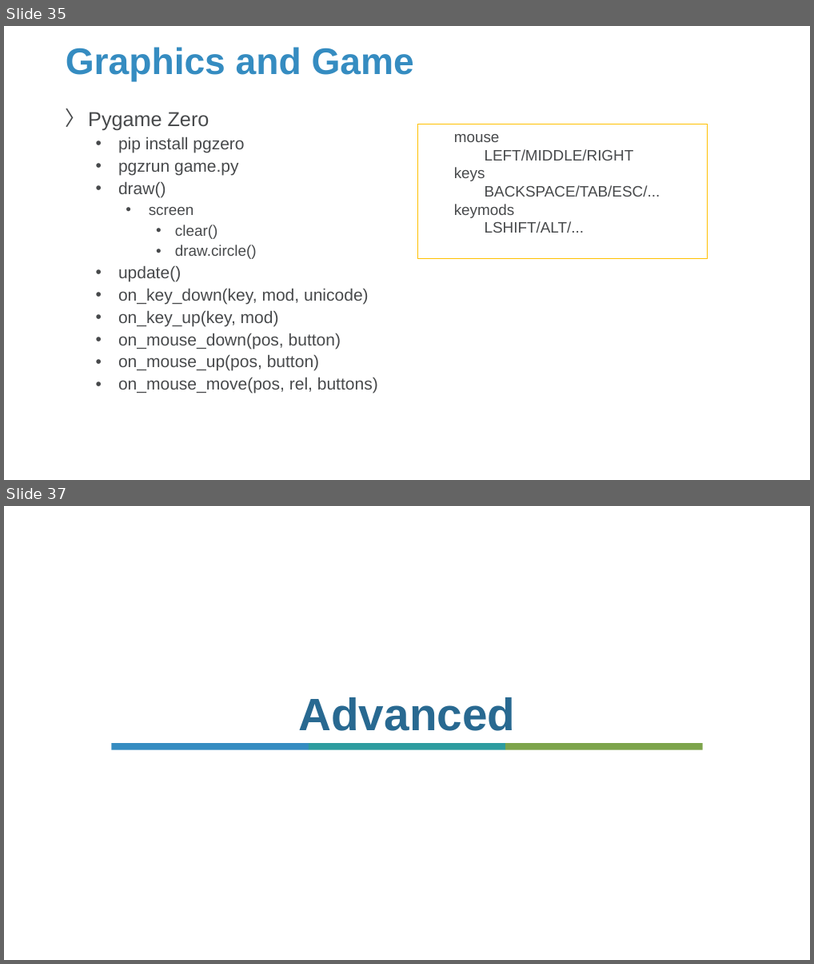
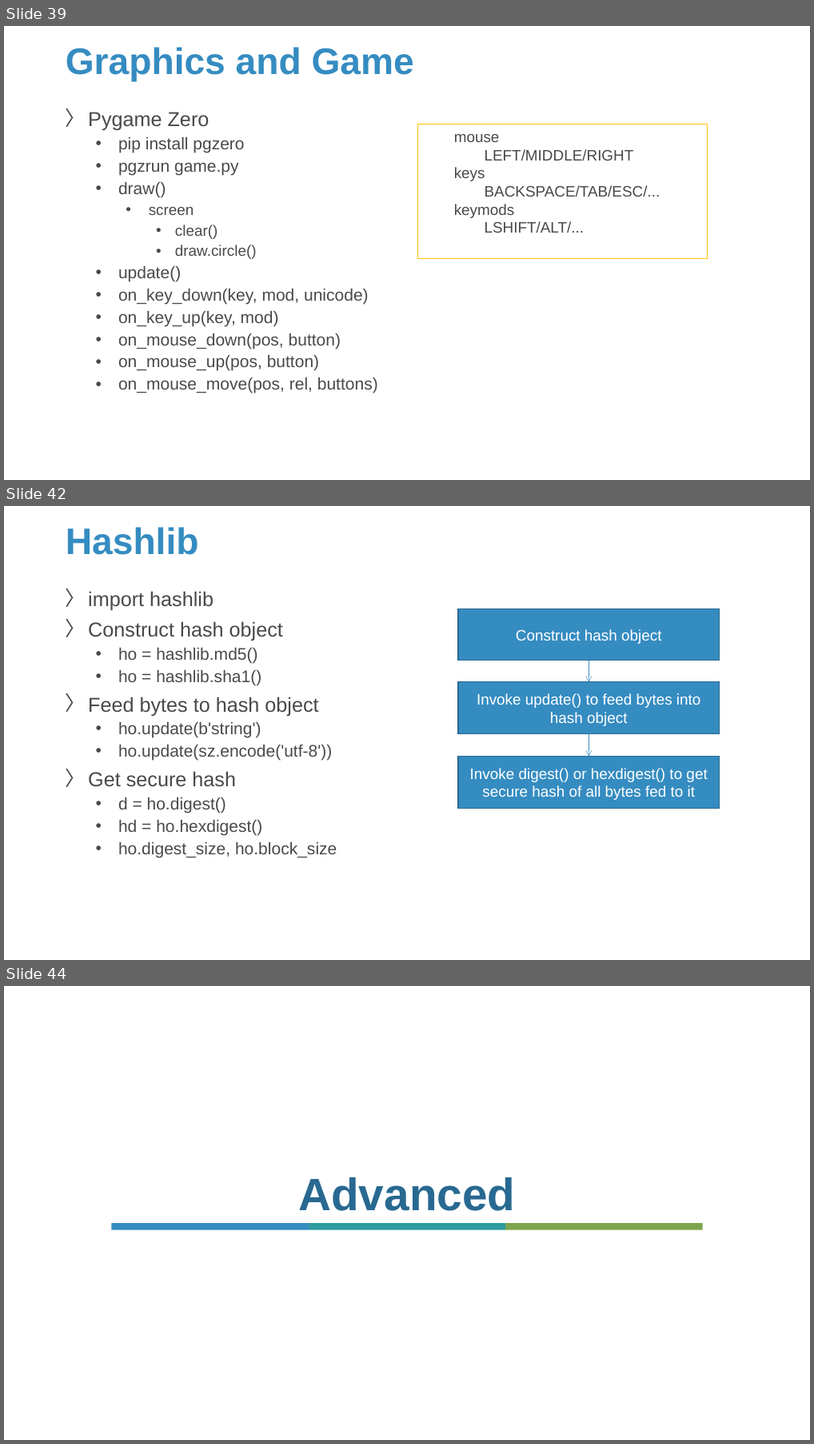
Before and after one commit to Sparks-Lu/TechNotes, a slide deck: Python/Python-Notes.pptx. Shown one above the other, each under a label of ours: slides 35 and 37 before the commit, slides 39, 42 and 44 after it; the slides between them are not shown. The pictures are 814x964 and 814x1444 pixels, drawn with LibreOffice and Linux fonts; fonts in the diff are those of the drawing; background and template pictures are left out. Boxes give left, top, right and bottom in pixels: in the first picture for what was removed or moved away, otherwise in the second. Text is boxed around its words. In the diff, an @@ line names an element or a change of style, - is before the commit and + after.

```diff
--- a/Python/Python-Notes.pptx
+++ b/Python/Python-Notes.pptx
@@ slide 42 added at (4, 506, 810, 960), background picture (left out) @@
@@ title added at (66, 527, 199, 555), 44 pt, text #358CC1, bold @@
+Hashlib
@@ text added at (88, 591, 337, 857), 20 pt, text #47494B @@
+〉 import hashlib
+〉 Construct hash object
+  • ho = hashlib.md5()
+  • ho = hashlib.sha1()
+〉 Feed bytes to hash object
+  • ho.update(b'string')
+  • ho.update(sz.encode('utf-8'))
+〉 Get secure hash
+  • d = ho.digest()
+  • hd = ho.hexdigest()
+  • ho.digest_size, ho.block_size
@@ rectangle added at (458, 609, 720, 660), fill #358CC1, outline #27688F 1 pt, 18 pt, text #FFFFFF @@
+Construct hash object
@@ arrow added from (589, 660) to (589, 682), #358CC1 0.5 pt @@
@@ rectangle added at (458, 682, 720, 733), fill #358CC1, outline #27688F 1 pt, 18 pt, text #FFFFFF @@
+Invoke update() to feed bytes into hash object
@@ arrow added from (589, 733) to (589, 756), #358CC1 0.5 pt @@
@@ rectangle added at (458, 756, 720, 808), fill #358CC1, outline #27688F 1 pt, 18 pt, text #FFFFFF @@
+Invoke digest() or hexdigest() to get secure hash of all bytes fed to it
@@ what was slide 35 is now slide 39 @@
@@ what was slide 37 is now slide 44 @@
```
Also in this commit, not shown: 6 slides changed, 8 other slides added, 2 slides removed, 6 other files.
